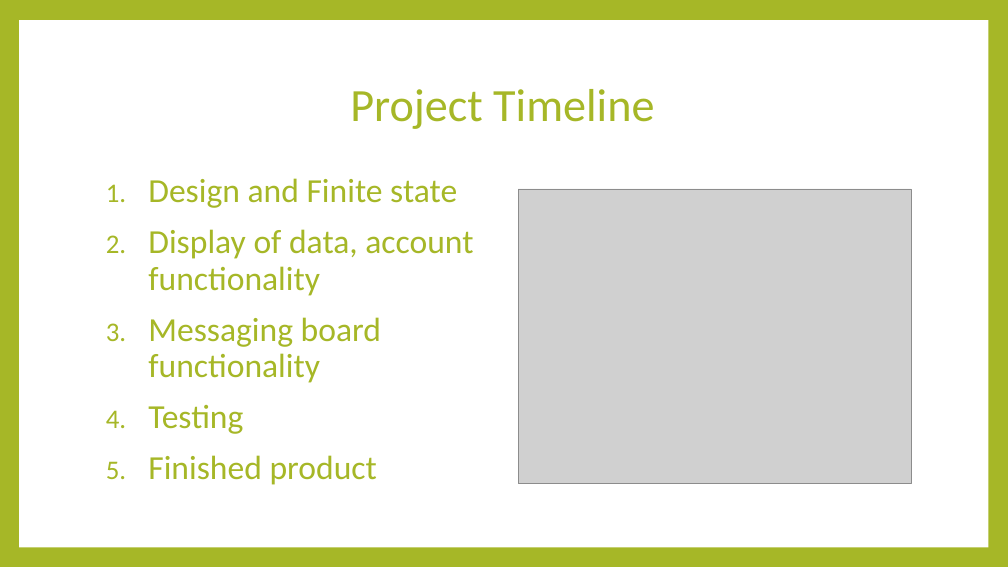
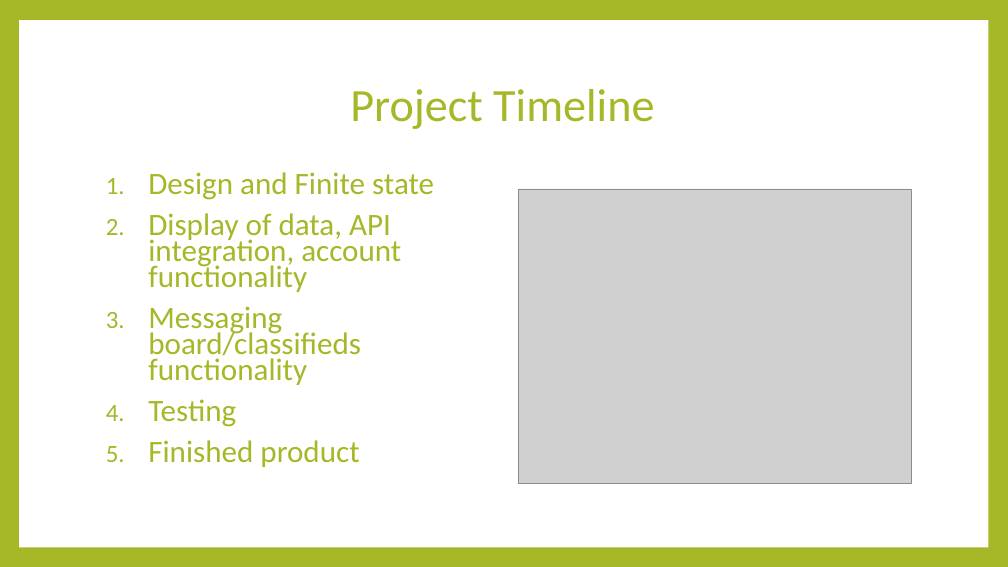
Before and after one commit to gjc129/ClimbersBeta, a slide deck: slide 6 of climbersbetaproposal.pptx. Drawn at 1008x567 pixels with LibreOffice and Linux fonts; fonts in the diff are those of the drawing; grey boxes stand for pictures. Boxes give left, top, right and bottom in pixels: in the first picture for what was removed or moved away, otherwise in the second. Text is boxed around its words. In the diff, an @@ line names an element or a change of style, - is before the commit and + after.

```diff
--- a/climbersbetaproposal.pptx
+++ b/climbersbetaproposal.pptx
@@ text at [148, 172, 434, 467]: size 32 to 29.6 pt in "Design and Finite state", "Testing", "Finished product"; line spacing 0.9 to 0.7 @@
@@ text at [148, 213, 401, 385]: text changed; size 32 to 29.6 pt @@
-2. Display of data, account functionality
-3. Messaging board functionality
+2. Display of data, API integration, account functionality
+3. Messaging board/classifieds functionality
```
Also in this commit, not shown: 2 other slides changed.
